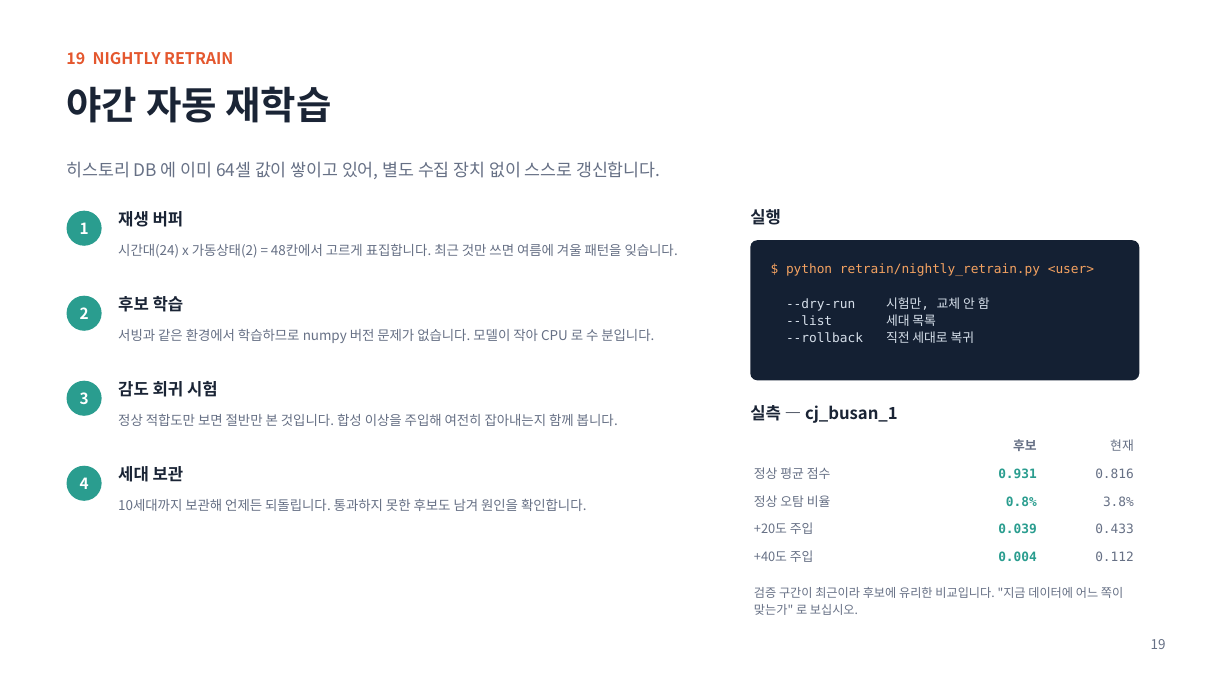
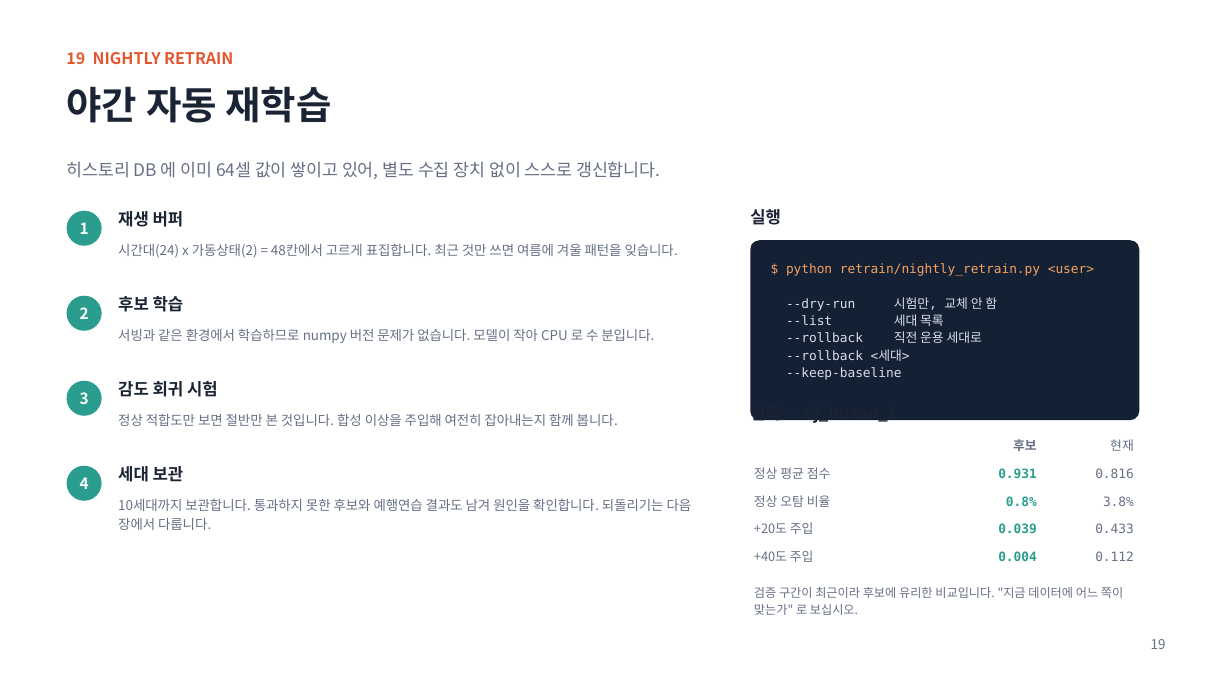
Before and after one commit to oskwon65/MultiModal_FireCam, a slide deck: slide 20 of 멀티모달_화재감지_모니터링_설치매뉴얼.pptx. Drawn at 1232x693 pixels with LibreOffice and Linux fonts; fonts in the diff are those of the drawing. Boxes give left, top, right and bottom in pixels: in the first picture for what was removed or moved away, otherwise in the second. Text is boxed around its words. In the diff, an @@ line names an element or a change of style, - is before the commit and + after.

```diff
--- a/멀티모달_화재감지_모니터링_설치매뉴얼.pptx
+++ b/멀티모달_화재감지_모니터링_설치매뉴얼.pptx
@@ rounded rectangle resized from (x1=750, y1=240, x2=1140, y2=381) to (x1=750, y1=240, x2=1140, y2=421) @@
@@ text at (x1=786, y1=331, x2=982, y2=380): text changed @@
---rollback 직전 세대로 복귀
+--rollback 직전 운용 세대로
+--rollback <세대>
+--keep-baseline
@@ text at (x1=118, y1=499, x2=692, y2=530): text changed @@
-10세대까지 보관해 언제든 되돌립니다. 통과하지 못한 후보도 남겨 원인을 확인합니다.
+10세대까지 보관합니다. 통과하지 못한 후보와 예행연습 결과도 남겨 원인을 확인합니다. 되돌리기는 다음 장에서 다룹니다.
```
Also in this commit, not shown: 5 other slides changed, 1 slide added, 1 other file.
